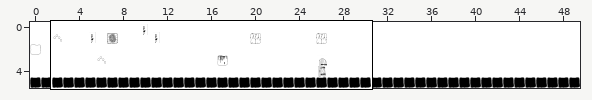
A Tiled map gets an edit: assets/tilemaps/dungeon.tmx. Above, an overview of the earlier version with the close-up marked.
Close-up. Before:
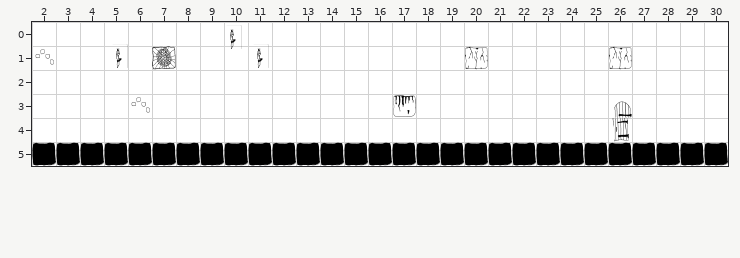
Cells are 70x70 px. Shown: x 2..30, y 0..5. The commit also changed other parts of the map, which this record leaves out.
The result:
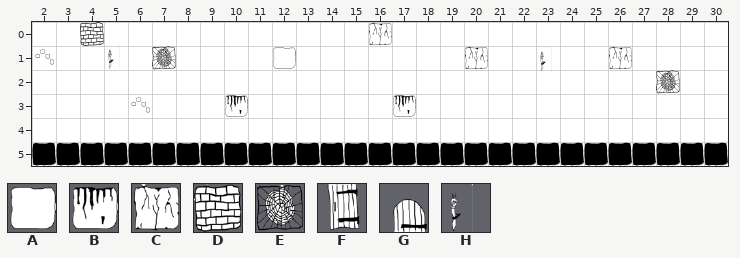
Key: from "dungeon": A 1, B 2, C 3, D 5, E 6, F 7, G 8, H 10.
_ is an empty cell.
Objects are placed by their top-left corner, in cells (3,4 is the top-left corner of cell 3,4); size is 1x1 cell unless given.
Changes in this commit:
Layer "Background 2":
y 0: x 4 _ -> D; x 16 _ -> C
y 1: x 12 _ -> A
y 2: x 28 _ -> E
y 3: x 10 _ -> B; x 26 G -> _
y 4: x 26 F -> _
Layer "Objects":
changed: H "torch" at 5.3,0.9 -> H "torch" at 5,1
added: H "torch" at 23,1.1
removed: H "torch" at 10.1,0.1
removed: H "torch" at 10.1,0.1
removed: H "torch" at 10.1,0.1
removed: H "torch" at 11.2,0.9
removed: H "torch" at 11.2,0.9
removed: H "torch" at 11.2,0.9
removed: H "torch" at 5.3,0.9
removed: H "torch" at 5.3,0.9
Pixel boxes of the changes (left, top, right, bottom) in both close-ups:
changed: (80, 22, 128, 69)
added: (369, 22, 392, 46)
removed: (227, 25, 242, 49)
changed: (254, 44, 296, 69)
added: (540, 47, 552, 71)
added: (656, 70, 680, 94)
added: (225, 95, 248, 117)
removed: (612, 101, 632, 142)
